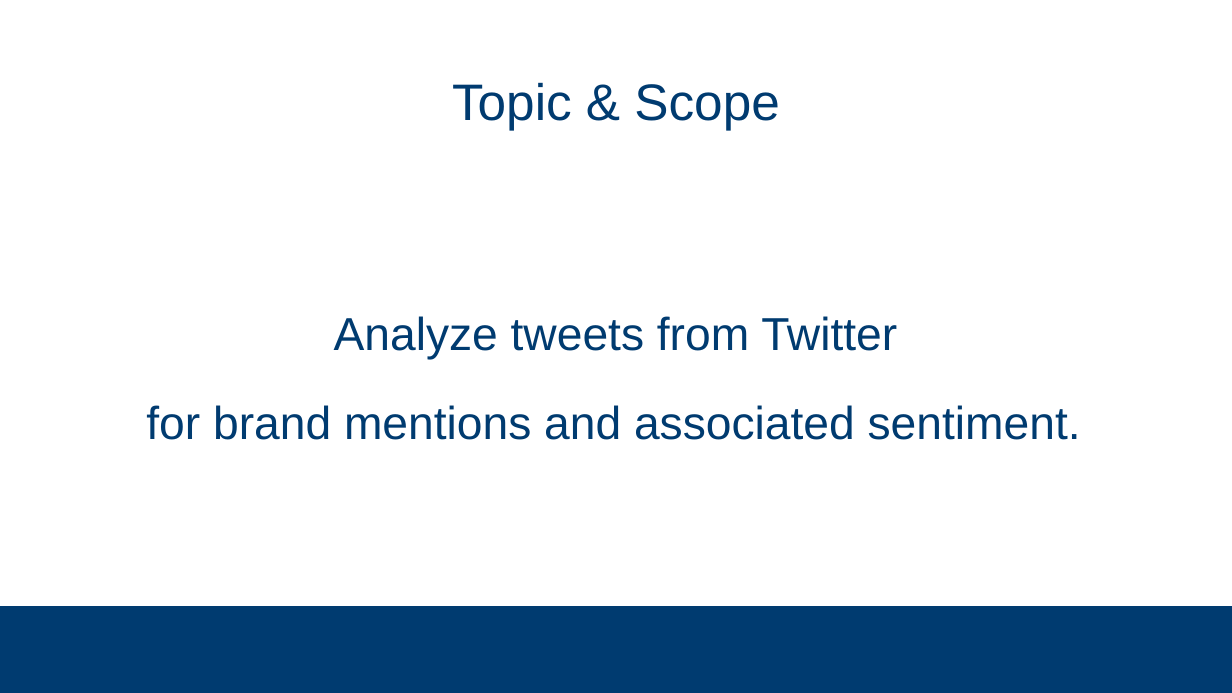
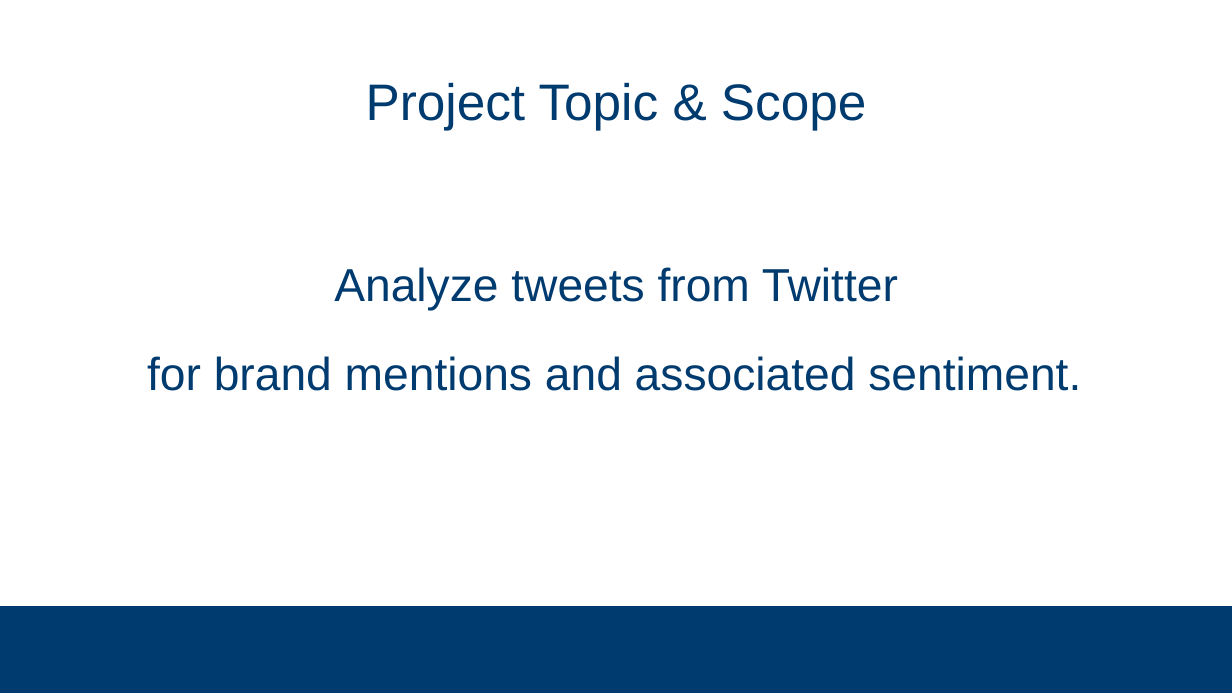
Before and after one commit to subsystem3/project, a slide deck: slide 4 of Final-Project-Team-2.pptx. Drawn at 1232x693 pixels with LibreOffice and Linux fonts; fonts in the diff are those of the drawing; background and template pictures are left out. Boxes give left, top, right and bottom in pixels: in the first picture for what was removed or moved away, otherwise in the second. Text is boxed around its words. In the diff, an @@ line names an element or a change of style, - is before the commit and + after.

```diff
--- a/Final-Project-Team-2.pptx
+++ b/Final-Project-Team-2.pptx
@@ title at [366, 82, 866, 130]: text changed @@
-Topic & Scope
+Project Topic & Scope
@@ text "Analyze tweets from Twitter for ...": place and size @@
-text "Analyze tweets from Twitter for ..." at [146, 316, 1081, 440]
+text "Analyze tweets from Twitter for ..." at [147, 267, 1081, 391]
```
Also in this commit, not shown: 10 other slides changed, 15 slides added, 9 slides removed.
